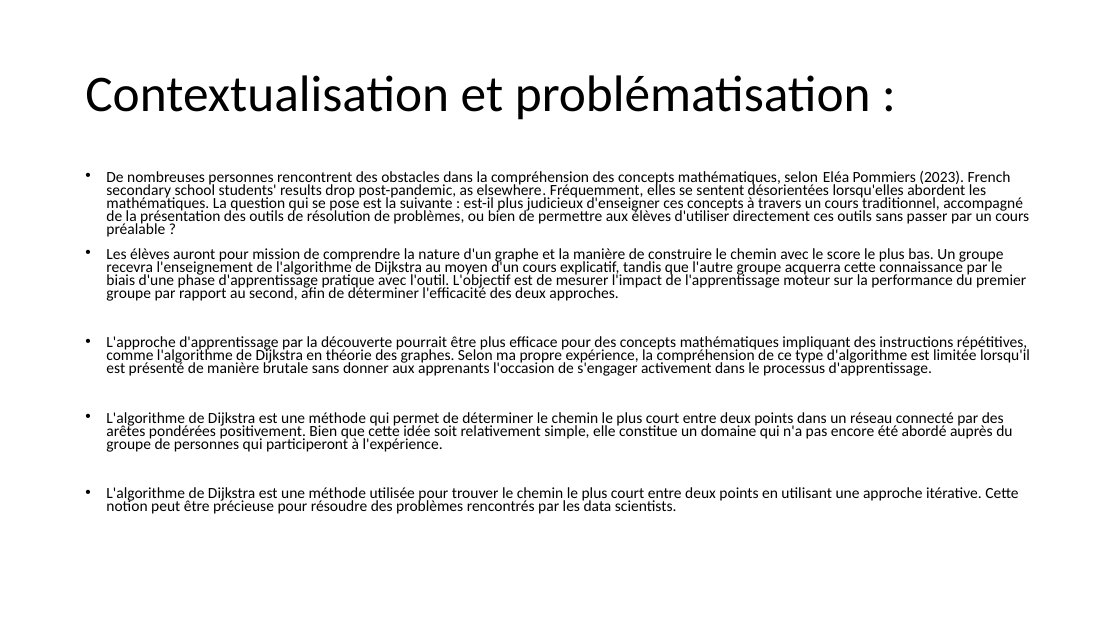
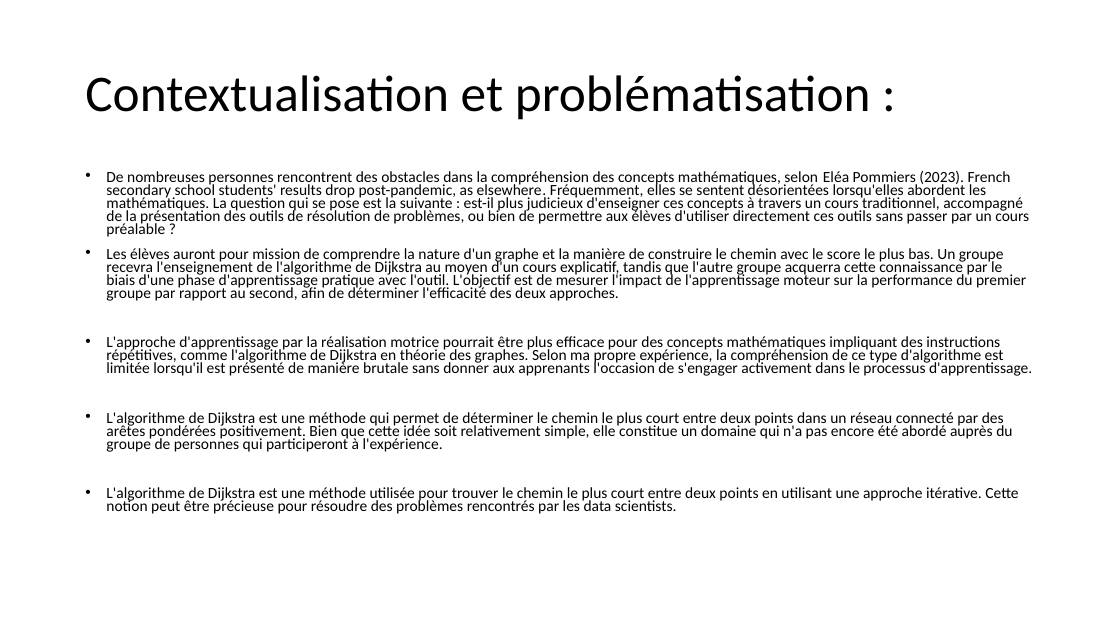
Before and after one commit to akhythmetic/INCoM, a slide deck: slide 2 of Fiche_Projet_TE625PS.pptx. Drawn at 1120x630 pixels with LibreOffice and Linux fonts; fonts in the diff are those of the drawing. Boxes give left, top, right and bottom in pixels: in the first picture for what was removed or moved away, otherwise in the second. Text is boxed around its words. In the diff, an @@ line names an element or a change of style, - is before the commit and + after.

```diff
--- a/Fiche_Projet_TE625PS.pptx
+++ b/Fiche_Projet_TE625PS.pptx
@@ text at bbox=[106, 336, 1032, 376]: text changed @@
-• L'approche d'apprentissage par la découverte pourrait être plus efficace pour des concepts mathématiques impliquant des instructions répétitives, comme l'algorithme de Dijkstra en théorie des graphes. Selon ma propre expérience, la compréhension de ce type d'algorithme est limitée lorsqu'il est présenté de manière brutale sans donner aux apprenants l'occasion de s'engager activement dans le processus d'apprentissage.
+• L'approche d'apprentissage par la réalisation motrice pourrait être plus efficace pour des concepts mathématiques impliquant des instructions répétitives, comme l'algorithme de Dijkstra en théorie des graphes. Selon ma propre expérience, la compréhension de ce type d'algorithme est limitée lorsqu'il est présenté de manière brutale sans donner aux apprenants l'occasion de s'engager activement dans le processus d'apprentissage.
```
Also in this commit, not shown: 2 other slides changed, 1 slide added, 1 other file.
